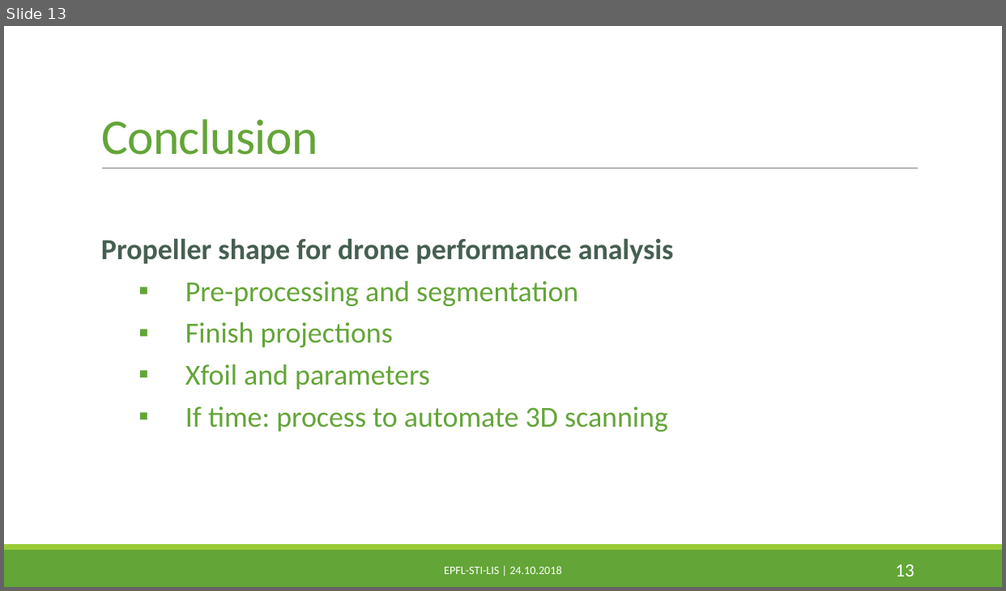
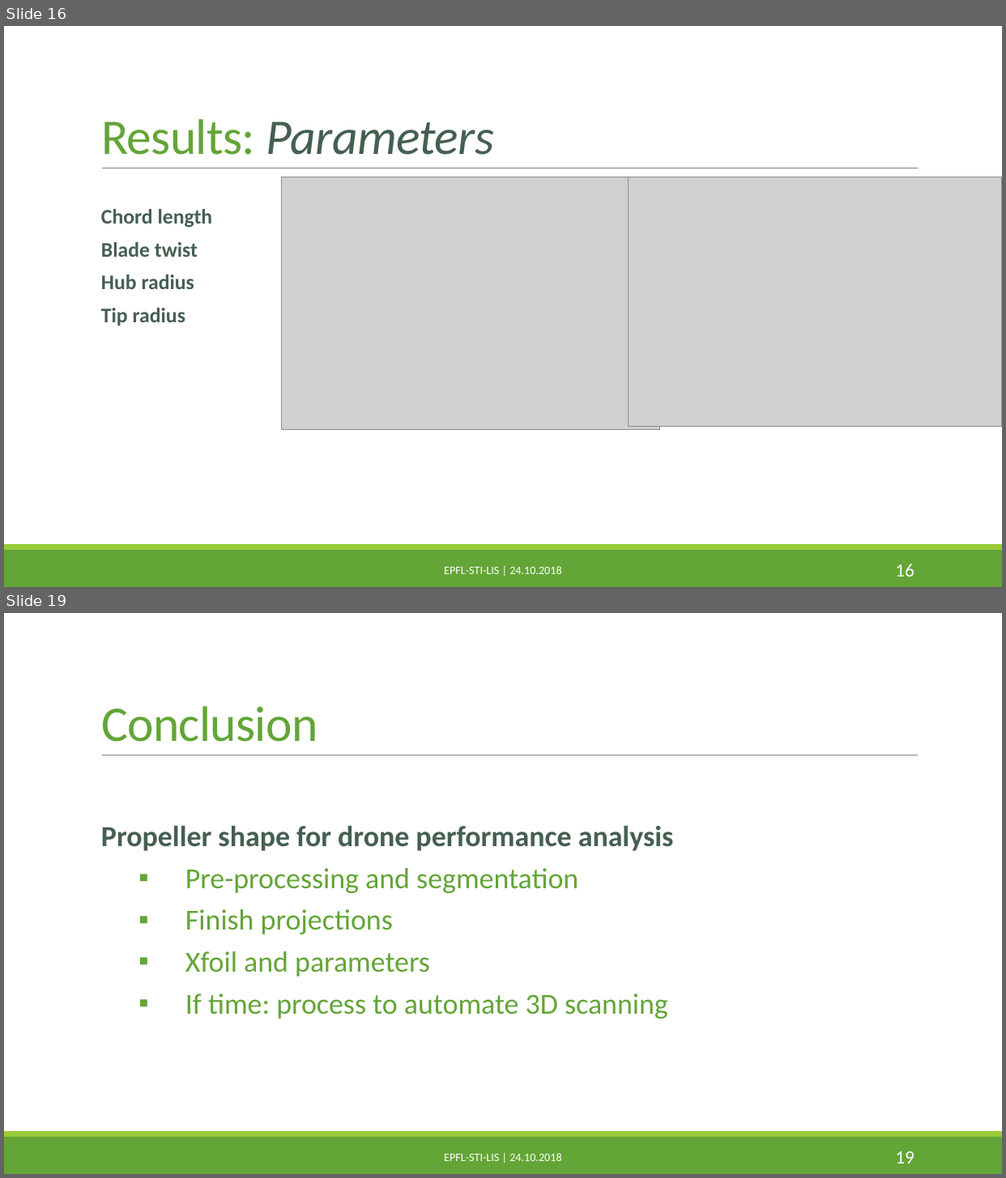
Before and after one commit to PaulineMauryL/PropellerProject, a slide deck: Report/MIDTERM.pptx. Shown one above the other, each under a label of ours: slide 13 before the commit, slides 16 and 19 after it; the slides between them are not shown. The pictures are 1006x591 and 1006x1178 pixels, drawn with LibreOffice and Linux fonts; fonts in the diff are those of the drawing; grey boxes stand for pictures. Boxes give left, top, right and bottom in pixels: in the first picture for what was removed or moved away, otherwise in the second. Text is boxed around its words. In the diff, an @@ line names an element or a change of style, - is before the commit and + after.

```diff
--- a/Report/MIDTERM.pptx
+++ b/Report/MIDTERM.pptx
@@ slide 16 added at box(4, 26, 1002, 587), background #FFFFFF; not listed: 3 template elements that a slide beside it also shows @@
@@ title added at box(101, 119, 494, 155), 48 pt, text #455F51, italic @@
+Results: Parameters
@@ picture added at box(282, 177, 660, 429) @@
@@ picture added at box(629, 177, 1002, 426) @@
@@ text added at box(101, 209, 213, 326), 20 pt, text #455F51, bold @@
+Chord length
+Blade twist
+Hub radius
+Tip radius
@@ text added at box(444, 566, 561, 574), 11 pt, text #FFFFFF @@
+EPFL-STI-LIS | 24.10.2018
@@ page number added at box(895, 564, 914, 577), 18 pt, text #FFFFFF @@
+16
@@ what was slide 13 is now slide 19 @@
@@ page number at box(895, 1152, 914, 1164): text changed @@
-13
+19
```
Also in this commit, not shown: 9 slides changed, 6 other slides added, 1 slide removed, 14 other files.
